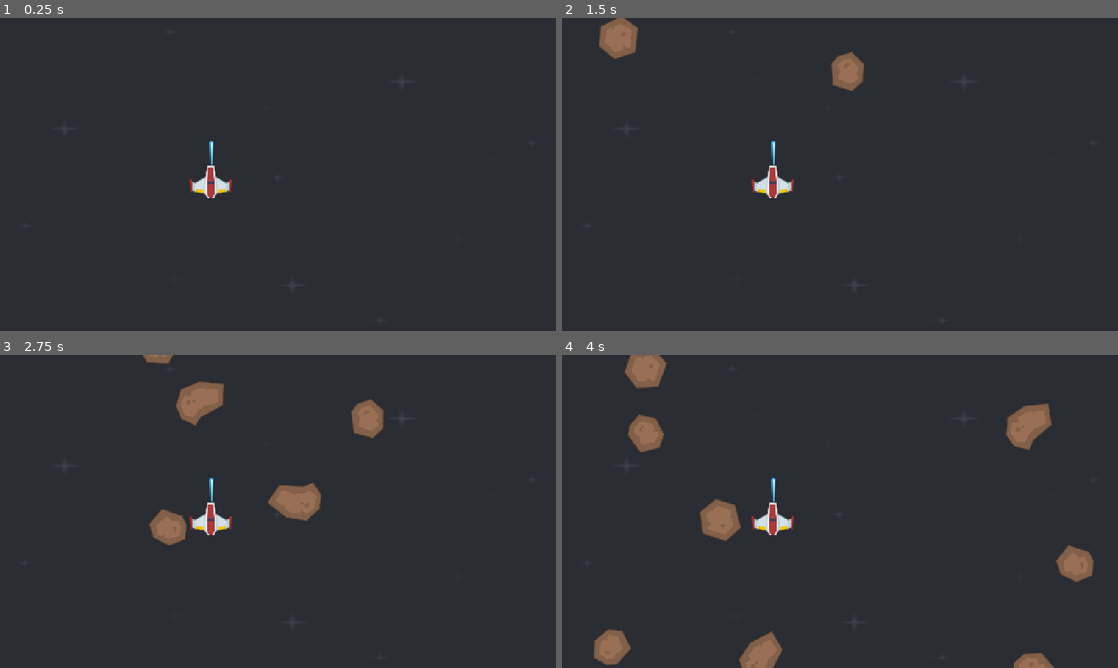
Above: before the commit, frames 1-4 (two rows, left to right).
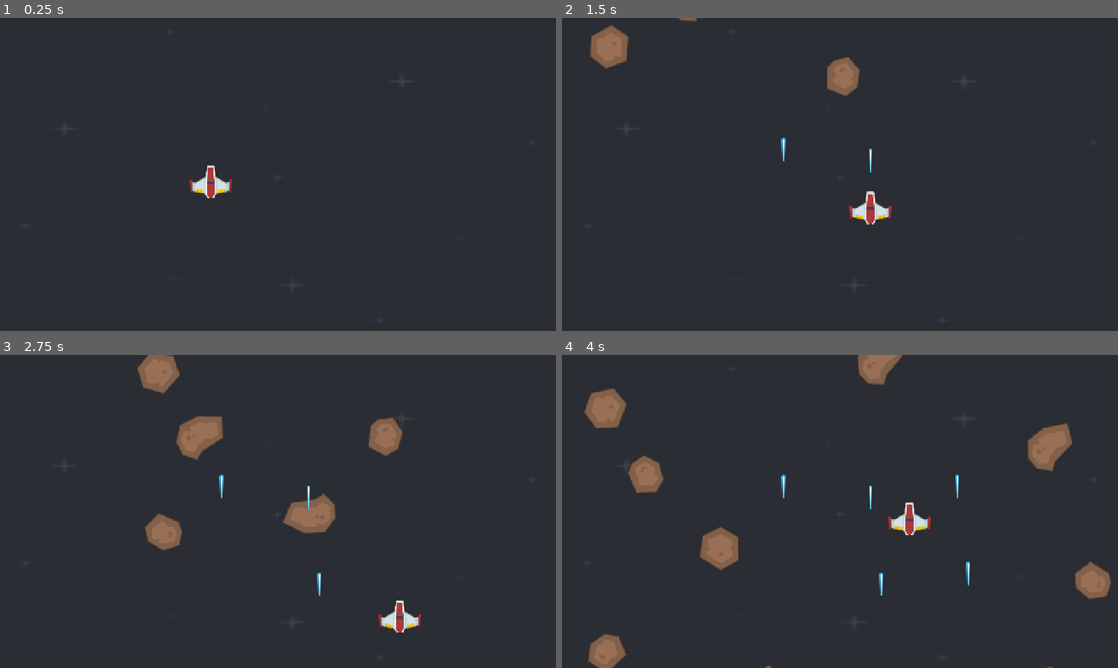
Above: after the commit, the same moments.

Repository: JulianNicholls/NetNinja-Godot-Tutorial
Game: Godot game, scene res://scenes/level.tscn
Two runs of this game, one before a commit and one after it. Both use one fixed random seed, a clock stepped at 60 frames per second and the inputs below.
Inputs:
- Up to frame 1 (0.25 s): no input
- Up to frame 2 (1.5 s): tap Enter at 0.5 s; hold Right (right, bound only after the commit) 0.53-1.28 s; tap Space (shoot, bound only after the commit) at 0.6, 1.35 s; hold Down (down, bound only after the commit) from 1.28 s (still down)
- Up to frame 3 (2.75 s): release Down (down, bound only after the commit) at 2.03 s; hold Right (right, bound only after the commit) from 2.03 s (still down); tap Space (shoot, bound only after the commit) at 2.1 s
- Up to frame 4 (4 s): release Right (right, bound only after the commit) at 2.78 s; hold Up (up, bound only after the commit) 2.78-3.53 s; tap Space (shoot, bound only after the commit) at 2.85, 3.6 s; hold Left (left, bound only after the commit) from 3.53 s (still down)

The runs differ from the first frame. In frame 1, less than 0.1% of the frame differs, in the area x 37-39%, y 39-47%; in frame 2, 2.0%; in frame 3, 5.6%; in frame 4, 9.1%, in the area x 4-99%, y 0-100%.

Commit message:
Fire Lasers WIP

Diff:
--- a/project.godot
+++ b/project.godot
@@ -13,6 +13,7 @@
 config/name="Space Shooter"
 run/main_scene="uid://cbyp1xwa5d3e1"
 config/features=PackedStringArray("4.7", "Forward Plus")
+boot_splash/bg_color=Color(0.18523166, 0.042642623, 0.32621557, 1)
 config/icon="res://icon.svg"
 
 [display]
@@ -26,22 +27,28 @@
 
 left={
 "deadzone": 0.2,
-"events": [Object(InputEventKey,"resource_local_to_scene":fa …(140 unchanged characters)… d":false,"keycode":0,"physical_keycode":65,"key_label":0,"unicode":97,"location":0,"echo":false,"script":null)
+"events": [Object(InputEventKey,"resource_local_to_scene":fa …(140 unchanged characters)… d":false,"keycode":0,"physical_keycode":4194319,"key_label":0,"unicode":0,"location":0,"echo":false,"script":null)
 ]
 }
 right={
 "deadzone": 0.2,
-"events": [Object(InputEventKey,"resource_local_to_scene":fa …(140 unchanged characters)… d":false,"keycode":0,"physical_keycode":68,"key_label":0,"unicode":100,"location":0,"echo":false,"script":null)
+"events": [Object(InputEventKey,"resource_local_to_scene":fa …(140 unchanged characters)… d":false,"keycode":0,"physical_keycode":4194321,"key_label":0,"unicode":0,"location":0,"echo":false,"script":null)
 ]
 }
 up={
 "deadzone": 0.2,
-"events": [Object(InputEventKey,"resource_local_to_scene":fa …(140 unchanged characters)… d":false,"keycode":0,"physical_keycode":87,"key_label":0,"unicode":119,"location":0,"echo":false,"script":null)
+"events": [Object(InputEventKey,"resource_local_to_scene":fa …(140 unchanged characters)… d":false,"keycode":0,"physical_keycode":4194320,"key_label":0,"unicode":0,"location":0,"echo":false,"script":null)
 ]
 }
 down={
 "deadzone": 0.2,
-"events": [Object(InputEventKey,"resource_local_to_scene":fa …(140 unchanged characters)… d":false,"keycode":0,"physical_keycode":83,"key_label":0,"unicode":115,"location":0,"echo":false,"script":null)
+"events": [Object(InputEventKey,"resource_local_to_scene":fa …(140 unchanged characters)… d":false,"keycode":0,"physical_keycode":4194322,"key_label":0,"unicode":0,"location":0,"echo":false,"script":null)
+]
+}
+shoot={
+"deadzone": 0.2,
+"events": [Object(InputEventKey,"resource_local_to_scene":false,"resource_name":"","device":-1,"window_id":0,"alt_pressed":false,"shift_pressed":false,"ctrl_pressed":false,"meta_pressed":false,"pressed":false,"keycode":0,"physical_keycode":32,"key_label":0,"unicode":32,"location":0,"echo":false,"script":null)
+, Object(InputEventMouseButton,"resource_local_to_scene":false,"resource_name":"","device":-1,"window_id":0,"alt_pressed":false,"shift_pressed":false,"ctrl_pressed":false,"meta_pressed":false,"button_mask":0,"position":Vector2(0, 0),"global_position":Vector2(0, 0),"factor":1.0,"button_index":1,"canceled":false,"pressed":false,"double_click":false,"script":null)
 ]
 }
 
--- a/scenes/level.gd
+++ b/scenes/level.gd
@@ -1,7 +1,8 @@
 extends Node2D
 
-# 1. Load the meteor scene
+# 1. Load the scenes
 var meteor_scene: PackedScene = load("res://scenes/meteor.tscn")
+var laser_scene: PackedScene = load("res://scenes/laser.tscn")
 
 func _on_meteor_timer_timeout() -> void:
 	# 2. Create an instance
@@ -11,3 +12,11 @@
 
 	# 3. Attach the scene to the tree
 	$Meteors.add_child(meteor)
+
+func _on_player_laser(position: Vector2) -> void:
+	# 2. Create an instance
+	var laser = laser_scene.instantiate()
+
+	# 3. Attach the scene to the tree
+	$Lasers.add_child(laser)
+	laser.position = position
--- a/scenes/level.tscn
+++ b/scenes/level.tscn
@@ -3,7 +3,6 @@
 [ext_resource type="Script" uid="uid://dyys16d60e4g2" path="res://scenes/level.gd" id="1_mx8sn"]
 [ext_resource type="Texture2D" uid="uid://ba1i2dwqq4yva" path="res://assets/Backgrounds/blue.png" id="1_w8frs"]
 [ext_resource type="PackedScene" uid="uid://wps0hpecyxnr" path="res://scenes/player.tscn" id="3_ppgk2"]
-[ext_resource type="PackedScene" uid="uid://h5awh74k7677" path="res://scenes/laser.tscn" id="5_ppgk2"]
 
 [sub_resource type="RectangleShape2D" id="RectangleShape2D_ci1tc"]
 size = Vector2(33, 720)
@@ -55,13 +54,13 @@
 position = Vector2(643, 733)
 shape = SubResource("RectangleShape2D_mx8sn")
 
-[node name="Laser" parent="." unique_id=93823501 instance=ExtResource("5_ppgk2")]
-position = Vector2(487, 310)
+[node name="Meteors" type="Node2D" parent="." unique_id=550661565]
 
-[node name="MeteorTimer" type="Timer" parent="Laser" unique_id=1417365342]
-wait_time = 0.323
+[node name="Lasers" type="Node2D" parent="." unique_id=84322488]
+
+[node name="MeteorTimer" type="Timer" parent="." unique_id=55861696]
+wait_time = 0.299
 autostart = true
 
-[node name="Meteors" type="Node2D" parent="." unique_id=550661565]
-
-[connection signal="timeout" from="Laser/MeteorTimer" to="." method="_on_meteor_timer_timeout"]
+[connection signal="laser" from="Player" to="." method="_on_player_laser"]
+[connection signal="timeout" from="MeteorTimer" to="." method="_on_meteor_timer_timeout"]
--- a/scenes/player.gd
+++ b/scenes/player.gd
@@ -1,6 +1,8 @@
 extends CharacterBody2D
 
 @export var speed: int = 300
+
+signal laser(position: Vector2)
 
 # Called when the node enters the scene tree for the first time.
 func _ready() -> void:
@@ -10,25 +12,10 @@
 
 # Called every frame. 'delta' is the elapsed time since the previous frame.
 func _process(delta: float) -> void:
-	#position += Vector2(1, -1) * 40.0 * delta
-	#$PlayerShipImage.rotation += 0.3 * delta
-	#print(delta)
-
 	var direction = Input.get_vector('left', 'right', 'up', 'down')
 	velocity = direction * speed
 	move_and_slide()
 
-#func _input(event: InputEvent) -> void:
-	#if event is InputEventKey and event.is_pressed():
-		#var key = event.physical_keycode
-		#if key == KEY_W:
-			#position += Vector2(0, -5)
-		#
-		#if key == KEY_S:
-			#position += Vector2(0, 5)
-		#
-		#if key == KEY_A:
-			#position += Vector2(-5, 0)
-		#
-		#if key == KEY_D:
-			#position += Vector2(5, 0)
+	# Shoot input
+	if Input.is_action_just_pressed('shoot'):
+		laser.emit($LaserStartPos.global_position)
--- a/scenes/player.tscn
+++ b/scenes/player.tscn
@@ -12,3 +12,6 @@
 
 [node name="CollisionPolygon2D" type="CollisionPolygon2D" parent="." unique_id=1439129789]
 polygon = PackedVector2Array(-7, -38, 9, -37, 13, -11, 36, 1, 47, -6, 47, 23, 37, 24, 14, 29, 6, 39, -7, 38, -14, 29, -41, 22, -45, 25, -48, -4, -37, 2, -12, -12)
+
+[node name="LaserStartPos" type="Marker2D" parent="." unique_id=1712984876]
+position = Vector2(0, -74)
